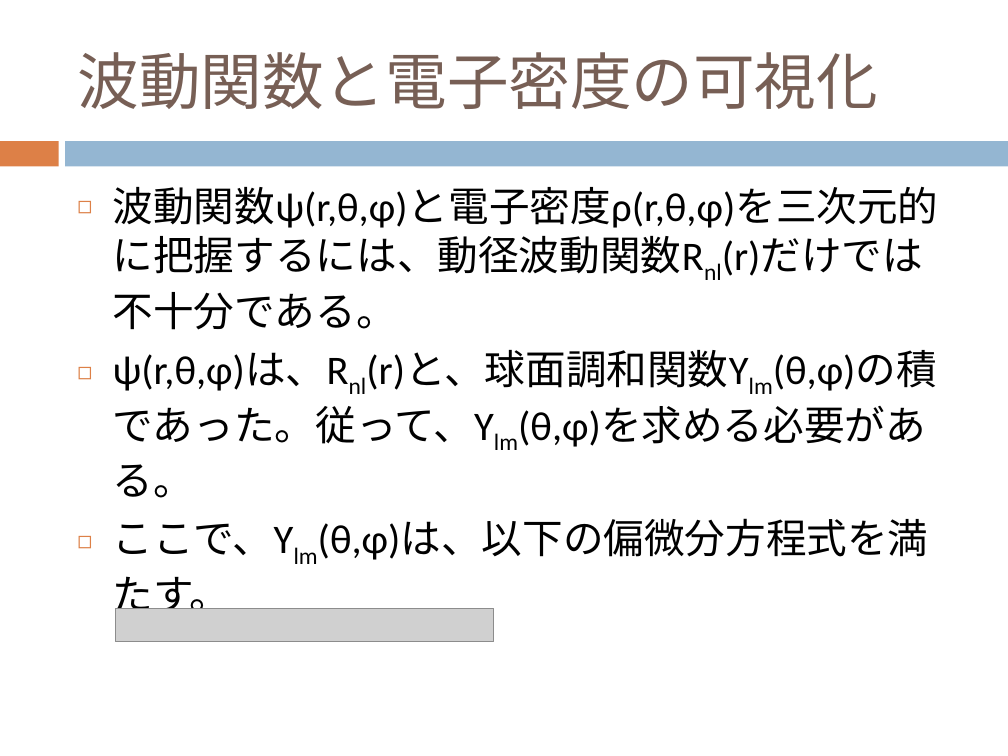
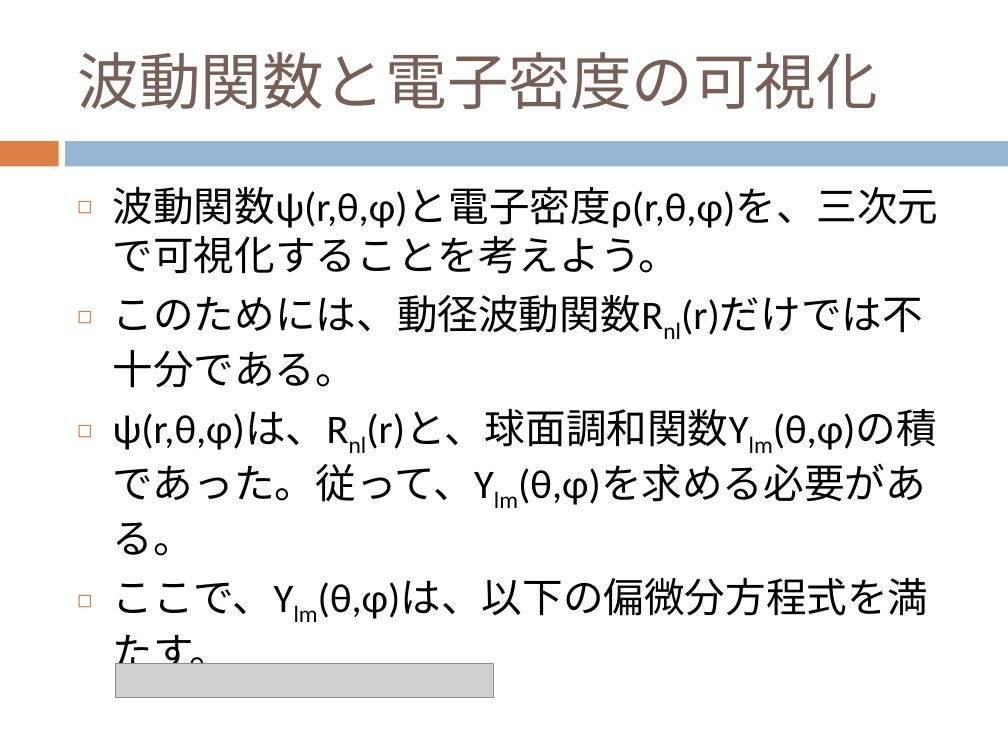
Before and after one commit to dc1394/fukui_sono3, a slide deck: slide 7 of 福井技術者の集い その3 発表資料スライド.pptx. Drawn at 1008x756 pixels with LibreOffice and Linux fonts; fonts in the diff are those of the drawing; grey boxes stand for pictures. Boxes give left, top, right and bottom in pixels: in the first picture for what was removed or moved away, otherwise in the second. Text is boxed around its words. In the diff, an @@ line names an element or a change of style, - is before the commit and + after.

```diff
--- a/福井技術者の集い その3 発表資料スライド.pptx
+++ b/福井技術者の集い その3 発表資料スライド.pptx
@@ text at (113, 187, 939, 388): text changed @@
-◻ 波動関数ψ(r,θ,φ)と電子密度ρ(r,θ,φ)を三次元的に把握するには、動径波動関数Rnl(r)だけでは不十分である。
+◻ 波動関数ψ(r,θ,φ)と電子密度ρ(r,θ,φ)を、三次元で可視化することを考えよう。
+◻ このためには、動径波動関数Rnl(r)だけでは不十分である。
@@ picture: place and size @@
-picture at (115, 608, 494, 641)
+picture at (115, 663, 494, 697)
```
Also in this commit, not shown: 4 other slides changed, 1 slide added, 2 other files.
